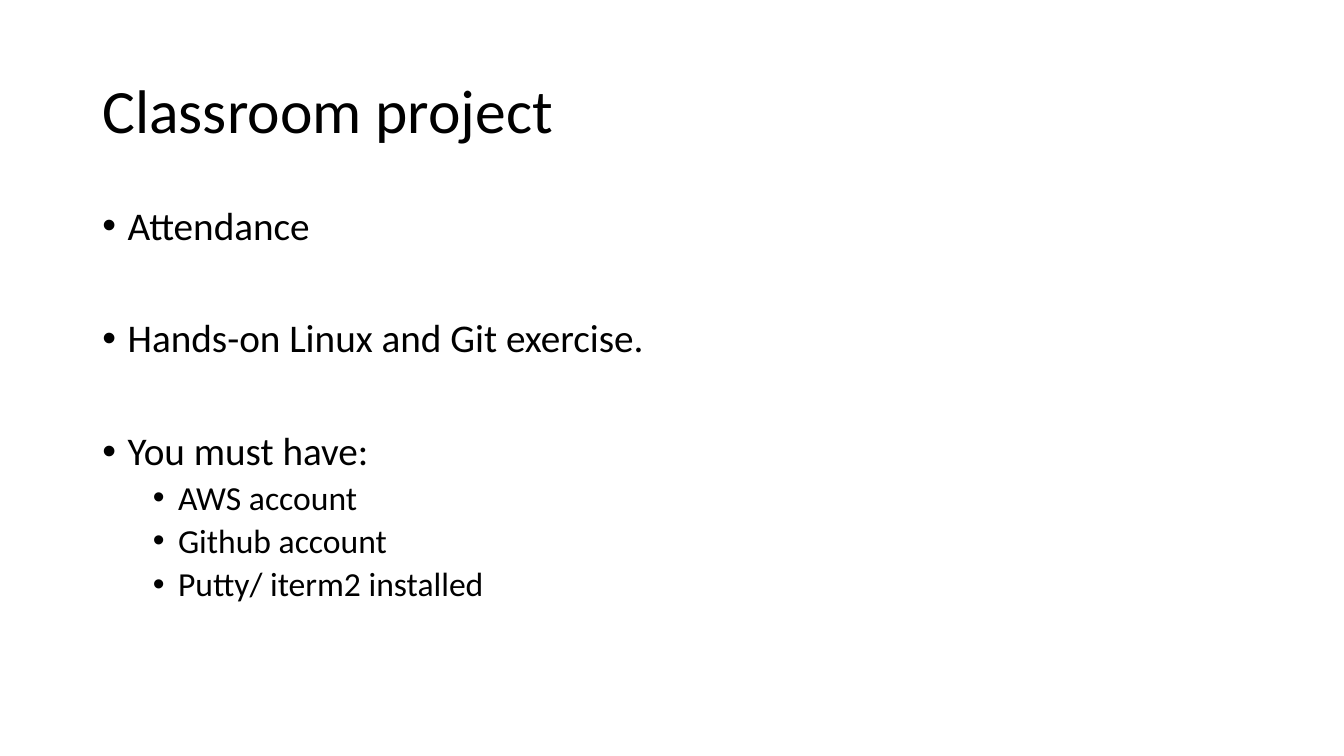
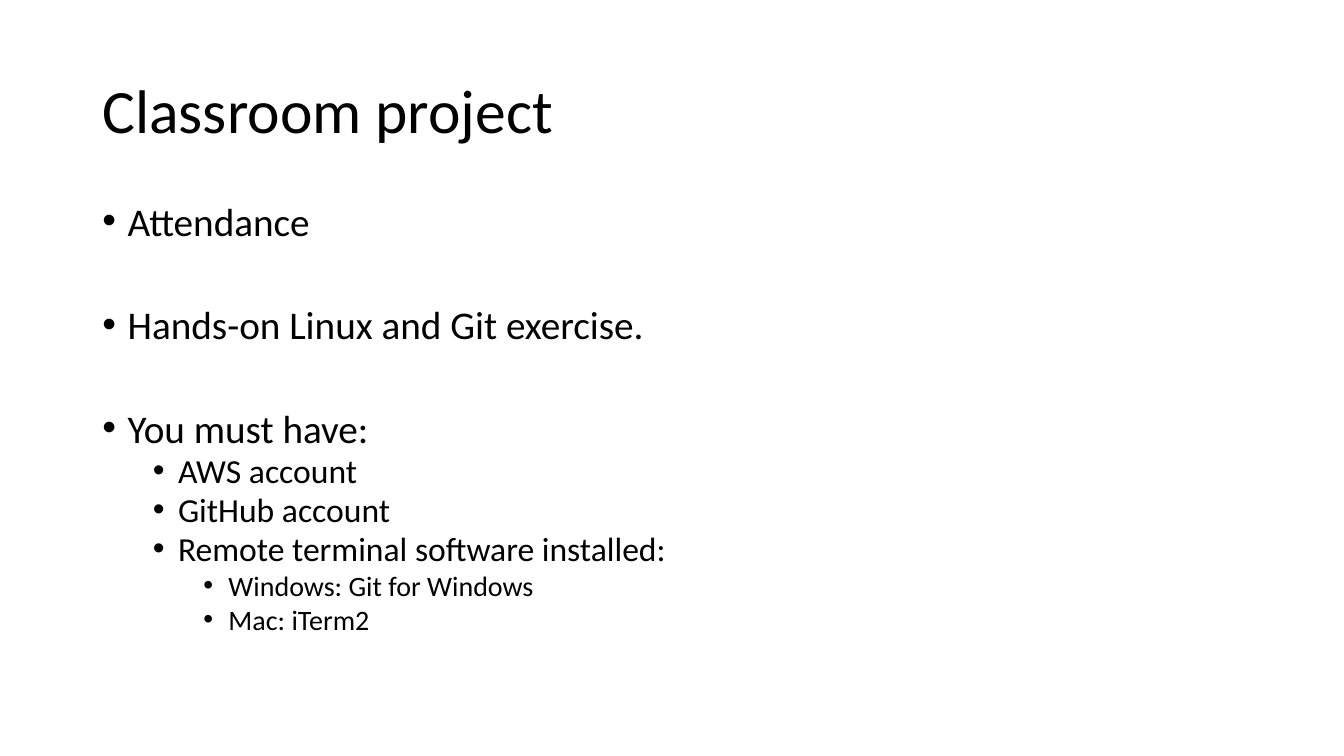
Before and after one commit to jasondbaker/infrastructure-class, a slide deck: slide 8 of review/lecture-review-week-2.pptx (slide 9 before the commit). Drawn at 1344x756 pixels with LibreOffice and Linux fonts; fonts in the diff are those of the drawing. Boxes give left, top, right and bottom in pixels: in the first picture for what was removed or moved away, otherwise in the second. Text is boxed around its words. In the diff, an @@ line names an element or a change of style, - is before the commit and + after.

```diff
--- a/review/lecture-review-week-2.pptx
+++ b/review/lecture-review-week-2.pptx
@@ text at bbox=[128, 208, 644, 484]: line spacing 0.9 to 0.8 @@
@@ text at bbox=[178, 498, 666, 631]: text changed @@
-  • Github account
-  • Putty/ iterm2 installed
+  • GitHub account
+  • Remote terminal software installed:
+    • Windows: Git for Windows
+    • Mac: iTerm2
```
Also in this commit, not shown: 3 other slides changed, 1 slide removed.
